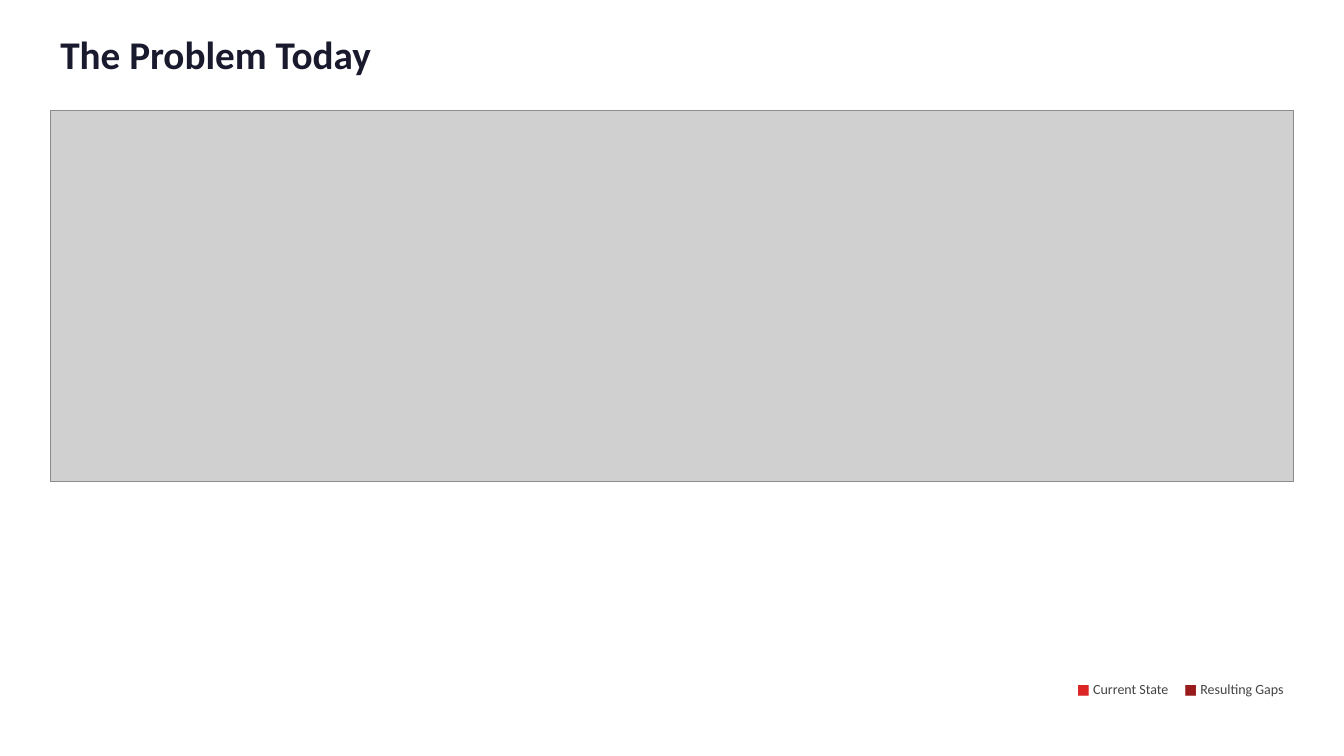
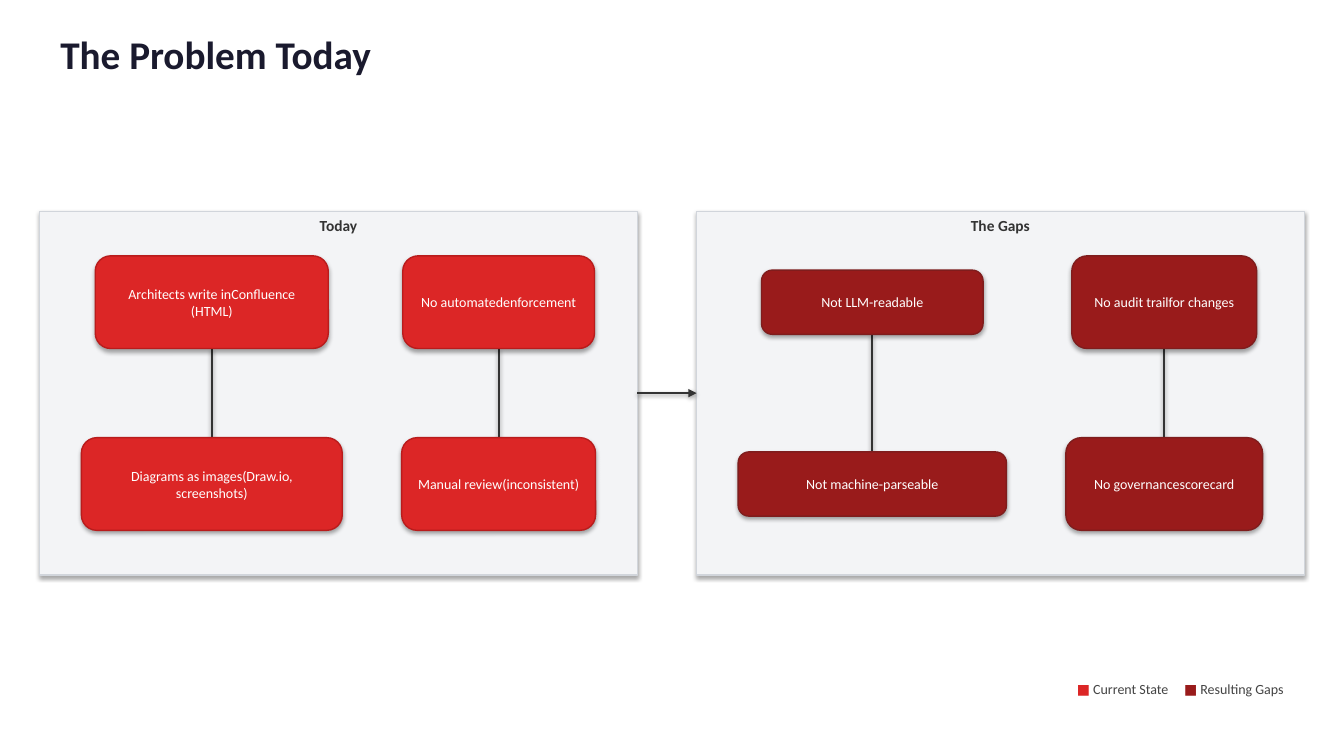
Before and after one commit to byrash/architecture-governance, a slide deck: slide 2 of output/architecture-governance-lifecycle.pptx. Drawn at 1344x756 pixels with LibreOffice and Linux fonts; fonts in the diff are those of the drawing; grey boxes stand for pictures. Boxes give left, top, right and bottom in pixels: in the first picture for what was removed or moved away, otherwise in the second. Text is boxed around its words. In the diff, an @@ line names an element or a change of style, - is before the commit and + after.

```diff
--- a/output/architecture-governance-lifecycle.pptx
+++ b/output/architecture-governance-lifecycle.pptx
@@ picture removed at (50,111,1294,482) @@
@@ rectangle added at (39,212,637,576), fill #F3F4F6, outline #D1D5DB 1 pt, 11 pt, text #333333, bold @@
+Today
@@ rectangle added at (697,212,1305,576), fill #F3F4F6, outline #D1D5DB 1 pt, 11 pt, text #333333, bold @@
+The Gaps
@@ rounded rectangle added at (95,256,328,349), fill #DC2626, outline #B91C1C 1 pt, 10 pt, text #FFFFFF @@
+Architects write inConfluence (HTML)
@@ rounded rectangle added at (403,256,595,349), fill #DC2626, outline #B91C1C 1 pt, 10 pt, text #FFFFFF @@
+No automatedenforcement
@@ rounded rectangle added at (1072,256,1257,349), fill #991B1B, outline #7F1D1D 1 pt, 10 pt, text #FFFFFF @@
+No audit trailfor changes
@@ rounded rectangle added at (762,270,984,335), fill #991B1B, outline #7F1D1D 1 pt, 10 pt, text #FFFFFF @@
+Not LLM-readable
@@ line added from (212, 349) to (212, 438), #333333 1.5 pt @@
@@ line added from (499, 349) to (499, 438), #333333 1.5 pt @@
@@ line added from (872, 335) to (872, 452), #333333 1.5 pt @@
@@ line added from (1165, 349) to (1165, 438), #333333 1.5 pt @@
@@ arrow added from (637, 393) to (697, 393), #333333 1.5 pt @@
@@ rounded rectangle added at (82,438,343,530), fill #DC2626, outline #B91C1C 1 pt, 10 pt, text #FFFFFF @@
+Diagrams as images(Draw.io, screenshots)
@@ rounded rectangle added at (401,438,595,530), fill #DC2626, outline #B91C1C 1 pt, 10 pt, text #FFFFFF @@
+Manual review(inconsistent)
@@ rounded rectangle added at (1066,438,1262,530), fill #991B1B, outline #7F1D1D 1 pt, 10 pt, text #FFFFFF @@
+No governancescorecard
@@ rounded rectangle added at (738,452,1006,516), fill #991B1B, outline #7F1D1D 1 pt, 10 pt, text #FFFFFF @@
+Not machine-parseable
```
Also in this commit, not shown: 9 other slides changed, 22 other files.
